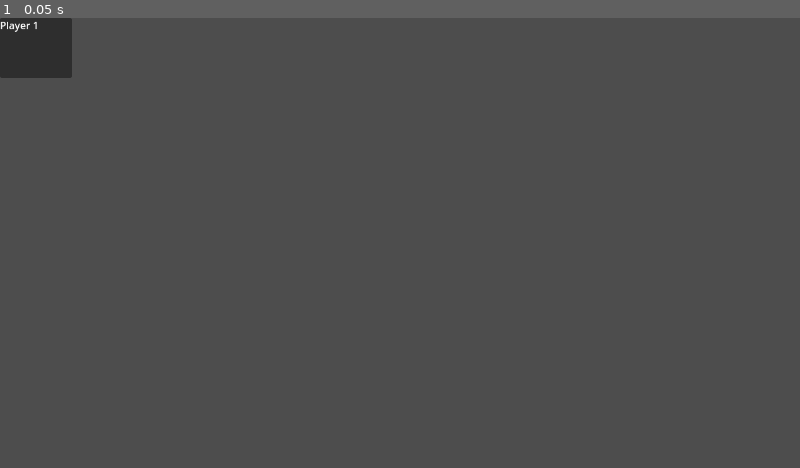
Above: before the commit, frame 1.
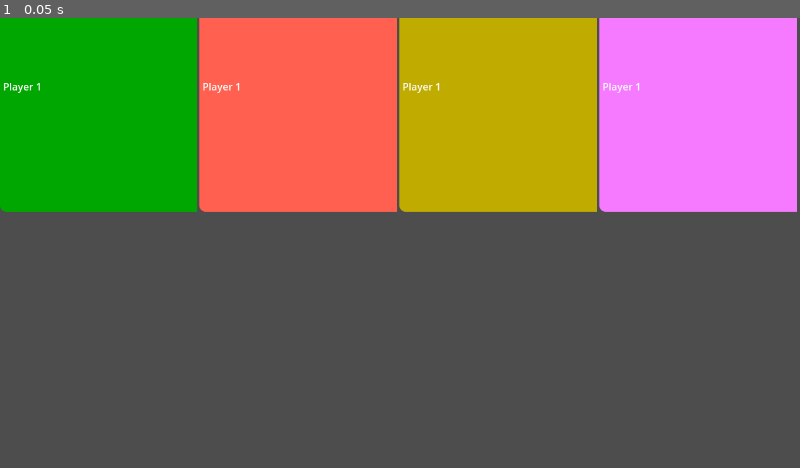
Above: after the commit, the same moment.

Repository: louiidev/ggj24_sumo
Game: Godot game, scene res://Scenes/Lobby.tscn
The game is run twice, just before and just after one commit, with the same random seed, the same clock (stepped at 60 frames per second) and the same inputs. This scene is started directly instead of the project's main scene.
Inputs:
- Up to frame 1 (0.05 s): no input

The runs differ from the first frame. In frame 1, 43% of the frame differs, in the area x 0-100%, y 0-44%.

Commit message:
lobby updates

Diff:
--- a/Scenes/Lobby.tscn
+++ b/Scenes/Lobby.tscn
@@ -1,6 +1,7 @@
-[gd_scene load_steps=2 format=3 uid="uid://dxk0q47eeige5"]
+[gd_scene load_steps=3 format=3 uid="uid://dxk0q47eeige5"]
 
 [ext_resource type="Script" path="res://Scripts/LobbyController.gd" id="1_lepxv"]
+[ext_resource type="PackedScene" uid="uid://cv30g1dlnnovs" path="res://Scenes/PlayerSelectItem.tscn" id="2_7tlp3"]
 
 [node name="Lobby" type="Node2D"]
 script = ExtResource("1_lepxv")
@@ -8,16 +9,29 @@
 [node name="UI" type="Control" parent="."]
 layout_mode = 3
 anchors_preset = 0
-offset_right = 40.0
-offset_bottom = 40.0
+offset_right = 1267.0
+offset_bottom = 726.0
 
-[node name="Panel" type="Panel" parent="UI"]
+[node name="PlayerSelectContainer" type="HBoxContainer" parent="UI"]
+custom_minimum_size = Vector2(100, 100)
+layout_direction = 2
 layout_mode = 0
-offset_right = 115.0
-offset_bottom = 96.0
+offset_right = 1275.0
+offset_bottom = 310.0
+alignment = 1
 
-[node name="Label" type="Label" parent="UI/Panel"]
-layout_mode = 0
-offset_right = 40.0
-offset_bottom = 23.0
-text = "Player 1"
+[node name="Panel" parent="UI/PlayerSelectContainer" instance=ExtResource("2_7tlp3")]
+visible = false
+layout_mode = 2
+
+[node name="Panel2" parent="UI/PlayerSelectContainer" instance=ExtResource("2_7tlp3")]
+visible = false
+layout_mode = 2
+
+[node name="Panel3" parent="UI/PlayerSelectContainer" instance=ExtResource("2_7tlp3")]
+visible = false
+layout_mode = 2
+
+[node name="Panel4" parent="UI/PlayerSelectContainer" instance=ExtResource("2_7tlp3")]
+visible = false
+layout_mode = 2
--- /dev/null
+++ b/Scenes/PlayerSelectItem.tscn
@@ -0,0 +1,24 @@
+[gd_scene load_steps=4 format=3 uid="uid://cv30g1dlnnovs"]
+
+[ext_resource type="Script" path="res://Scripts/PlayerSelectItem.gd" id="1_dk4yh"]
+
+[sub_resource type="Theme" id="Theme_4mn2u"]
+
+[sub_resource type="StyleBoxFlat" id="StyleBoxFlat_ioylo"]
+
+[node name="Panel" type="Panel"]
+offset_right = 157.0
+offset_bottom = 125.0
+size_flags_horizontal = 3
+size_flags_vertical = 3
+theme = SubResource("Theme_4mn2u")
+theme_override_styles/panel = SubResource("StyleBoxFlat_ioylo")
+script = ExtResource("1_dk4yh")
+
+[node name="Label" type="Label" parent="."]
+layout_mode = 0
+offset_left = 5.0
+offset_top = 98.0
+offset_right = 67.0
+offset_bottom = 121.0
+text = "Player 1"
--- a/Scripts/LobbyController.gd
+++ b/Scripts/LobbyController.gd
@@ -3,14 +3,24 @@
 enum { PLAYER_1 = 0, PLAYER_2 = 1, PLAYER_3 = 2, PLAYER_4 = 3}
 
 var players_joined: Array[bool] = [false, false, false, false]
-#var player = preload("res://Scenes/player.tscn")
+var player_select_item = preload("res://Scenes/PlayerSelectItem.tscn")
 
 @onready var UI: Control = $UI
+@onready var PlayerSelectContainer: Control = $UI/PlayerSelectContainer
+@onready var game_globals = get_node("/root/GameGlobals")
+
+signal on_player_connected(device_id: int)
 
 # Called when the node enters the scene tree for the first time.
 func _ready():
 	Input.connect("joy_connection_changed", _joy_connection_changed)
-	pass # Replace with function body.
+
+	for i in players_joined.size():
+		var node: Panel = player_select_item.instantiate()
+		if is_instance_valid(node):
+			node.player_connected(game_globals.playerColors[i])
+			PlayerSelectContainer.add_child(node)
+	 # Replace with function body.
 
 
 # Called every frame. 'delta' is the elapsed time since the previous frame.
@@ -20,7 +30,7 @@
 
 func join_player(device: int):
 	players_joined[device] = true
-	spawn_player_menu(device)
+	on_player_connected.emit(device)
 
 
 func handle_controller_input():
@@ -56,8 +66,6 @@
 			#print("player 4")
 	#pass
 
-func spawn_player_menu(device: int):
-	pass
 
 #func spawn_player(device: int):
 	#players_joined[device] = player.instantiate()
--- /dev/null
+++ b/Scripts/PlayerSelectItem.gd
@@ -0,0 +1,15 @@
+extends Panel
+
+
+#var device_id: int = 0;
+
+
+
+func player_connected(color: String):
+	var stylebox = StyleBoxFlat.new();
+	#theme.bg_color = color;
+	#print(theme.bg_color)
+	#set_theme(theme)
+	stylebox.bg_color = Color.from_string(color, Color.BLACK)
+	stylebox.corner_radius_bottom_left = 10
+	self.add_theme_stylebox_override("panel", stylebox)
--- a/game_globals.gd
+++ b/game_globals.gd
@@ -3,3 +3,4 @@
 signal updateScore(playerNum)
 
 var playerScores = [0,0,0,0]
+var playerColors: Array[String] = ['#00a700', '#ff604f', '#c0ac00', '#f67aff']
